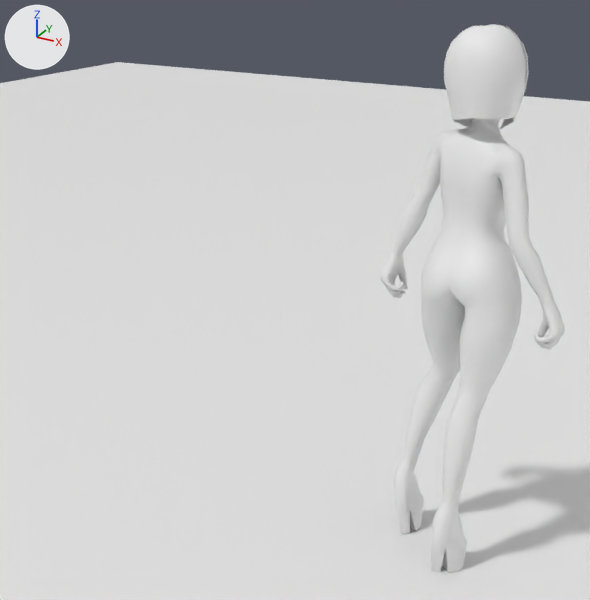
An edit to the FBX model Engine/Asset/girl.fbx, drawn before and after from the same camera.
Camera for both pictures: a camera (50 mm lens) standing at (1.64, -5.78, 4.98) and looking at (-1.74, 0.36, 1.91). The axes (+X, +Y, +Z) are drawn at upper left. The lights are the same throughout. Where no turn or scale is listed for an object, it has been applied to the vertices.

The first picture shows 'Plane', 'SE_Lingerie00_Body', 'SE_Lingerie00_Feet', 'SE_Lingerie00_Hair', 'SE_Lingerie00_Hands'.
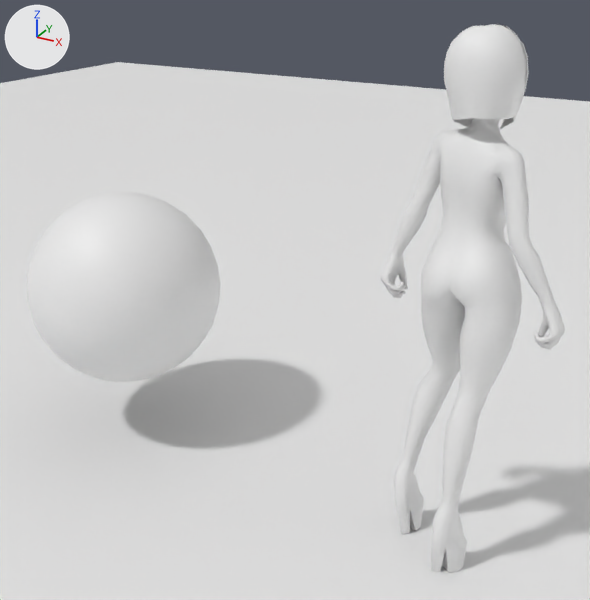
Where the change shows, as pixel boxes [x1, y1, x2, y2] in the pictures (590 x 600 px):
'Sphere', added: after [27, 192, 220, 382]

Diff of the bpy script that builds the scene:
```diff
--- a/Engine/Asset/girl.fbx.py
+++ b/Engine/Asset/girl.fbx.py
@@ me_sphere_001 @@
+me_sphere_001.from_pydata(...)  # a UV sphere (32 segments, 16 rings, poles along z) spanning x -1.0..1.0, y -1.0..1.0, z -1.0..1.0
@@ ob_sphere @@
+ob_sphere = bpy.data.objects.new('Sphere', me_sphere_001)
+ob_sphere.location = (-3.79, 0.37, 1.63)
```
